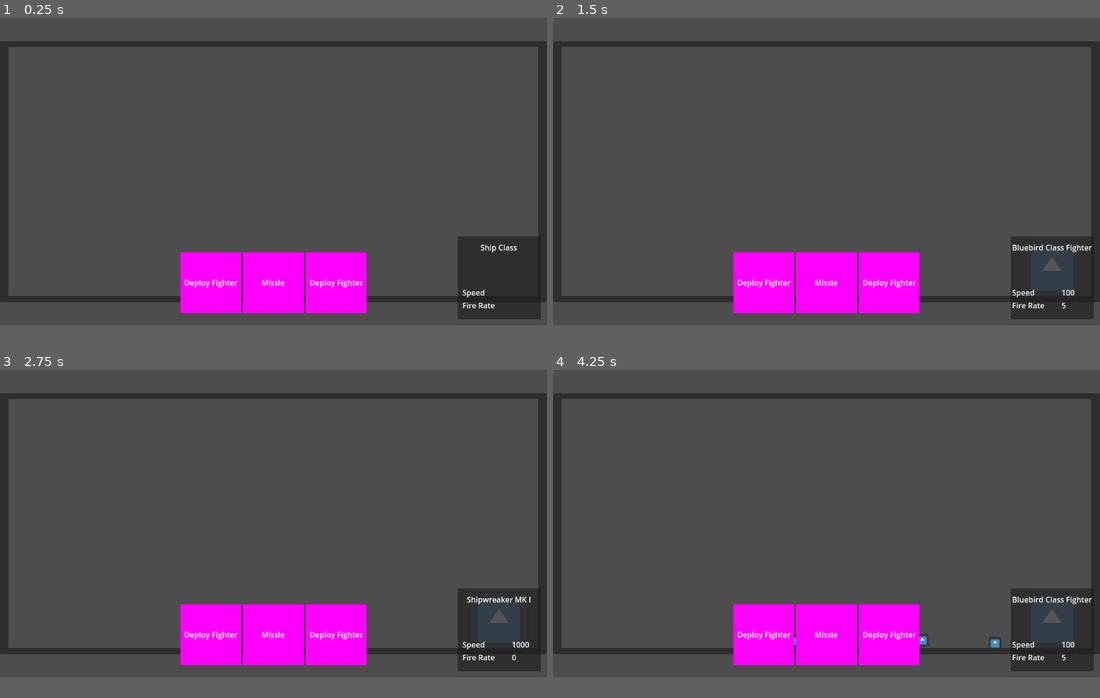
Above: before the commit, frames 1-4 (two rows, left to right).
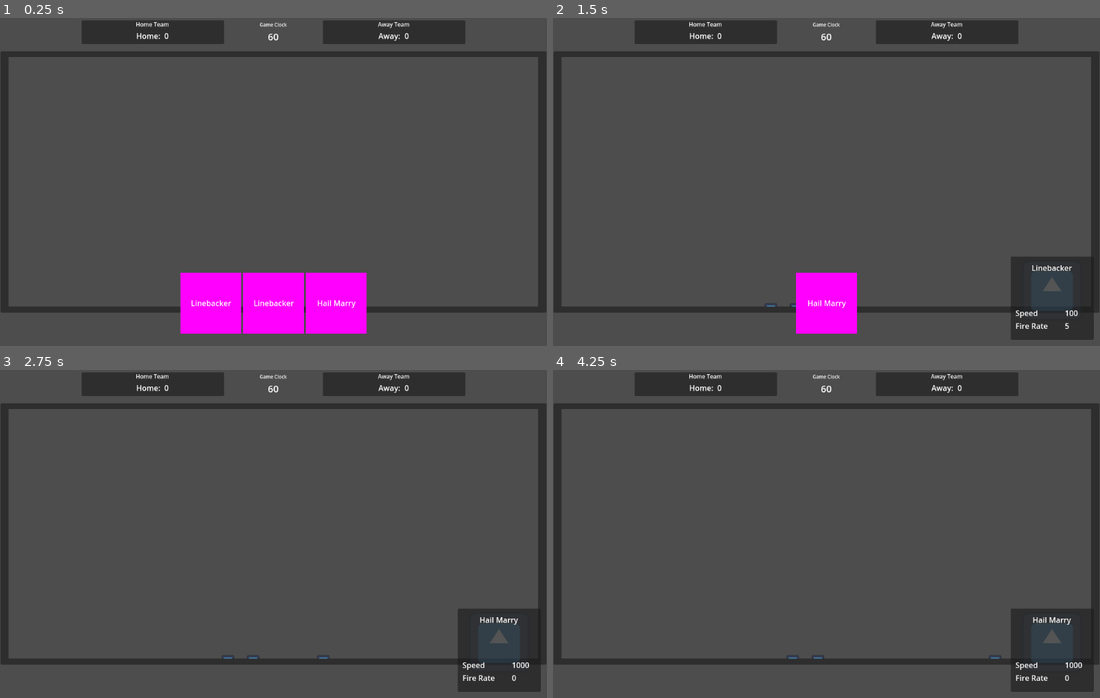
Above: after the commit, the same moments.

Repository: simonmnash/minimal-godot-card-drag
Game: Godot game, scene res://Views/PlayerUI.tscn
Two runs of this game, one before a commit and one after it. Both use one fixed random seed, a clock stepped at 60 frames per second and the inputs below. Before the commit the project starts from res://game.tscn. The engine's default icon, where the game draws it, is replaced by a stand-in: a white triangle on a blue panel in a dark square.
Inputs (mouse positions are in pixels of both pictures, inside the frame that each line leads up to):
- Up to frame 1 (0.25 s): no input
- Up to frame 2 (1.5 s): click (766, 290) at 0.5 s; click (793, 290) at 1.27 s
- Up to frame 3 (2.75 s): click (273, 642) at 2.02 s
- Up to frame 4 (4.25 s): click (826, 642) at 2.77 s; click (886, 642) at 3.52 s
In our replay, the window is 799x449 before the commit and 799x479 after it. These sizes can differ from the game's own. Grey fills any space a smaller window leaves; there, only what the larger window draws over its background counts as a difference.

The runs differ from the first frame. In frame 1, 16% of the frame differs, in the area x 0-100%, y 0-97%; in frame 2, 16%; in frame 3, 17%; in frame 4, 17%, in the area x 0-100%, y 0-99%.

Commit message:
Home Team/Away Team mechanics

Diff:
--- a/Data/Cards/deploy_fighter.tres
+++ b/Data/Cards/deploy_fighter.tres
@@ -6,4 +6,4 @@
 [resource]
 script = ExtResource("1_q2y8o")
 ship = ExtResource("2_jjou2")
-card_name = "Deploy Fighter"
+card_name = "Linebacker"
--- a/Data/Cards/missle.tres
+++ b/Data/Cards/missle.tres
@@ -6,4 +6,4 @@
 [resource]
 script = ExtResource("1_ntp0w")
 ship = ExtResource("2_v4hx2")
-card_name = "Missle"
+card_name = "Hail Marry"
--- a/Data/Ships/bluebird.tres
+++ b/Data/Ships/bluebird.tres
@@ -5,7 +5,7 @@
 
 [resource]
 script = ExtResource("1_ggxgs")
-ship_class = "Bluebird Class Fighter"
+ship_class = "Linebacker"
 speed = 100.0
 time_between_shots = 5
 texture = ExtResource("2_vawvg")
--- a/Data/Ships/missle.tres
+++ b/Data/Ships/missle.tres
@@ -5,7 +5,7 @@
 
 [resource]
 script = ExtResource("1_1no4i")
-ship_class = "Shipwreaker MK I"
+ship_class = "Hail Marry"
 speed = 1000.0
 time_between_shots = 0
 texture = ExtResource("2_mvnwi")
--- /dev/null
+++ b/Data/Team/player.gd
@@ -0,0 +1,5 @@
+extends Resource
+
+class_name Player
+
+var team : Team
--- /dev/null
+++ b/Data/Team/team.gd
@@ -0,0 +1,7 @@
+extends Resource
+
+class_name Team
+
+@export var team_name = ""
+
+@export var score = 0
--- /dev/null
+++ b/Data/game.gd
@@ -0,0 +1 @@
+extends Object
--- /dev/null
+++ b/Game.tscn
@@ -0,0 +1,19 @@
+[gd_scene load_steps=5 format=3 uid="uid://6q0j5g1b177q"]
+
+[ext_resource type="Script" path="res://game.gd" id="1_vcrcr"]
+[ext_resource type="Script" path="res://Data/Team/team.gd" id="2_02mr2"]
+
+[sub_resource type="Resource" id="Resource_sjlhj"]
+script = ExtResource("2_02mr2")
+team_name = "Buffalo Bills"
+score = 0
+
+[sub_resource type="Resource" id="Resource_xhgkw"]
+script = ExtResource("2_02mr2")
+team_name = "Miami Dolphins"
+score = 0
+
+[node name="Game" type="Node"]
+script = ExtResource("1_vcrcr")
+home_team = SubResource("Resource_sjlhj")
+away_team = SubResource("Resource_xhgkw")
--- a/GlobalData.tscn
+++ b/GlobalData.tscn
@@ -1,6 +1,21 @@
-[gd_scene load_steps=2 format=3 uid="uid://dsx48wevpjvmq"]
+[gd_scene load_steps=5 format=3 uid="uid://dsx48wevpjvmq"]
 
 [ext_resource type="Script" path="res://global_data.gd" id="1_s4ukx"]
+[ext_resource type="Script" path="res://Data/Team/team.gd" id="2_5ymi4"]
+
+[sub_resource type="Resource" id="Resource_wb2si"]
+script = ExtResource("2_5ymi4")
+team_name = "Buffalo Bills"
+score = 0
+
+[sub_resource type="Resource" id="Resource_72f18"]
+script = ExtResource("2_5ymi4")
+team_name = "Miami Dolphins"
+score = 0
 
 [node name="GlobalData" type="Node"]
 script = ExtResource("1_s4ukx")
+home_team = SubResource("Resource_wb2si")
+away_team = SubResource("Resource_72f18")
+
+[node name="DrawTimer" type="Timer" parent="."]
--- /dev/null
+++ b/Views/Battlefield/battlefield.gd
@@ -0,0 +1,11 @@
+extends SubViewport
+
+
+# Called when the node enters the scene tree for the first time.
+func _ready() -> void:
+	pass # Replace with function body.
+
+
+# Called every frame. 'delta' is the elapsed time since the previous frame.
+func _process(delta: float) -> void:
+	pass
--- /dev/null
+++ b/Views/Battlefield/battlefield.tscn
@@ -0,0 +1,14 @@
+[gd_scene load_steps=3 format=3 uid="uid://c8nwhf5ieuxlx"]
+
+[ext_resource type="Script" path="res://Views/Battlefield/battlefield.gd" id="1_6v2ii"]
+[ext_resource type="PackedScene" uid="uid://00u4mt4lr8qc" path="res://Views/Battlefield/play_area.tscn" id="2_r1b2i"]
+
+[node name="Battlefield" type="SubViewport"]
+handle_input_locally = false
+snap_2d_transforms_to_pixel = true
+snap_2d_vertices_to_pixel = true
+size = Vector2i(1115, 525)
+render_target_update_mode = 4
+script = ExtResource("1_6v2ii")
+
+[node name="PlayArea" parent="." instance=ExtResource("2_r1b2i")]
--- /dev/null
+++ b/Views/Battlefield/play_area.gd
@@ -0,0 +1,20 @@
+extends Node2D
+
+
+# Called when the node enters the scene tree for the first time.
+func _ready() -> void:
+	pass # Replace with function body.
+
+
+# Called every frame. 'delta' is the elapsed time since the previous frame.
+func _process(delta: float) -> void:
+	pass
+
+
+func _on_away_end_zone_body_entered(body: Node2D) -> void:
+	GlobalData.home_score()
+	body.queue_free()
+
+func _on_home_end_zone_body_entered(body: Node2D) -> void:
+	GlobalData.away_score()
+	body.queue_free()
--- /dev/null
+++ b/Views/Battlefield/play_area.tscn
@@ -0,0 +1,24 @@
+[gd_scene load_steps=3 format=3 uid="uid://00u4mt4lr8qc"]
+
+[ext_resource type="Script" path="res://Views/Battlefield/play_area.gd" id="1_p271q"]
+
+[sub_resource type="RectangleShape2D" id="RectangleShape2D_5uvai"]
+size = Vector2(40, 2000)
+
+[node name="PlayArea" type="Node2D"]
+script = ExtResource("1_p271q")
+
+[node name="HomeEndZone" type="Area2D" parent="."]
+position = Vector2(25, 0)
+
+[node name="EndZone" type="CollisionShape2D" parent="HomeEndZone"]
+shape = SubResource("RectangleShape2D_5uvai")
+
+[node name="AwayEndZone" type="Area2D" parent="."]
+position = Vector2(1095, 0)
+
+[node name="EndZone" type="CollisionShape2D" parent="AwayEndZone"]
+shape = SubResource("RectangleShape2D_5uvai")
+
+[connection signal="body_entered" from="HomeEndZone" to="." method="_on_home_end_zone_body_entered"]
+[connection signal="body_entered" from="AwayEndZone" to="." method="_on_away_end_zone_body_entered"]
--- /dev/null
+++ b/Views/PlayerUI.tscn
@@ -0,0 +1,76 @@
+[gd_scene load_steps=5 format=3 uid="uid://cakfd4i43tg8x"]
+
+[ext_resource type="Script" path="res://Views/player_ui.gd" id="1_tuhi6"]
+[ext_resource type="PackedScene" uid="uid://c8nwhf5ieuxlx" path="res://Views/Battlefield/battlefield.tscn" id="2_gax3y"]
+[ext_resource type="PackedScene" uid="uid://bvc3gewj2u3sm" path="res://game_data_view.tscn" id="2_nm0g5"]
+[ext_resource type="PackedScene" uid="uid://c87wy1ycyowes" path="res://Views/ShipViews/ship_view_interface.tscn" id="3_ps6cl"]
+
+[node name="PlayerUI" type="Control"]
+layout_mode = 3
+anchors_preset = 15
+anchor_right = 1.0
+anchor_bottom = 1.0
+grow_horizontal = 2
+grow_vertical = 2
+script = ExtResource("1_tuhi6")
+
+[node name="GameDataView" parent="." instance=ExtResource("2_nm0g5")]
+layout_mode = 1
+offset_bottom = 50.0
+
+[node name="MarginContainer" type="MarginContainer" parent="."]
+layout_mode = 1
+anchors_preset = 14
+anchor_top = 0.5
+anchor_right = 1.0
+anchor_bottom = 0.5
+offset_top = -275.0
+offset_bottom = 275.0
+grow_horizontal = 2
+grow_vertical = 2
+
+[node name="PanelContainer" type="PanelContainer" parent="MarginContainer"]
+custom_minimum_size = Vector2(1150, 550)
+layout_mode = 2
+size_flags_horizontal = 4
+
+[node name="CenterContainer" type="CenterContainer" parent="MarginContainer/PanelContainer"]
+layout_mode = 2
+
+[node name="SubViewportContainer" type="SubViewportContainer" parent="MarginContainer/PanelContainer/CenterContainer"]
+custom_minimum_size = Vector2(1024, 512)
+layout_mode = 2
+
+[node name="Battlefield" parent="MarginContainer/PanelContainer/CenterContainer/SubViewportContainer" instance=ExtResource("2_gax3y")]
+unique_name_in_owner = true
+
+[node name="Hand" type="HBoxContainer" parent="."]
+unique_name_in_owner = true
+layout_mode = 1
+anchors_preset = 12
+anchor_top = 1.0
+anchor_right = 1.0
+anchor_bottom = 1.0
+offset_top = -154.0
+grow_horizontal = 2
+grow_vertical = 0
+alignment = 1
+
+[node name="ShipContext" parent="." instance=ExtResource("3_ps6cl")]
+unique_name_in_owner = true
+visible = false
+layout_mode = 1
+
+[node name="MarginContainer2" type="MarginContainer" parent="."]
+layout_mode = 1
+anchors_preset = 10
+anchor_right = 1.0
+grow_horizontal = 2
+
+[node name="HBoxContainer" type="HBoxContainer" parent="MarginContainer2"]
+layout_mode = 2
+
+[node name="Panel" type="PanelContainer" parent="MarginContainer2/HBoxContainer"]
+layout_mode = 2
+
+[connection signal="mouse_entered" from="MarginContainer/PanelContainer/CenterContainer/SubViewportContainer" to="." method="_on_sub_viewport_container_mouse_entered"]
--- /dev/null
+++ b/Views/game_data_view.gd
@@ -0,0 +1,13 @@
+extends MarginContainer
+
+
+# Called when the node enters the scene tree for the first time.
+func _ready() -> void:
+	GlobalData.connect("update_away_score", _on_away_score_updated)
+	GlobalData.connect("update_home_score", _on_home_score_updated)
+
+func _on_away_score_updated(score : int):
+	%AwayTeamScore.text = str(score)
+
+func _on_home_score_updated(score : int):
+	%HomeTeamScore.text = str(score)
--- /dev/null
+++ b/Views/player_ui.gd
@@ -0,0 +1,61 @@
+extends Control
+
+var player : Player
+
+var selected_card : CardView
+var card_scene : PackedScene = preload("res://Views/card.tscn")
+var ship_scene : PackedScene = preload("res://Views/Ship.tscn")
+
+var ship_context_data : ShipData :
+	set(v):
+		ship_context_data = v
+		if v != null:
+			$ShipContext.ship_data = v
+			$ShipContext.show()
+		else:
+			$ShipContext.hide()
+
+func focus_ship(s : ShipData):
+	ship_context_data = s
+
+func select_card(c: CardView):
+	focus_ship(c.card_data.ship)
+	selected_card = c
+	for card: CardView in %Hand.get_children():
+		if card != c:
+			card.disabled = true
+
+func card_up(c : CardData):
+	var p = get_global_mouse_position()
+	var s : ShipView = ship_scene.instantiate()
+	s.ship_date = ship_context_data
+	s.ship_team = player.team
+	s.position = %Battlefield.get_mouse_position()
+	%Battlefield.add_child(s)
+	for card: CardView in %Hand.get_children():
+		card.disabled = false
+	selected_card.queue_free()
+
+func _ready() -> void:
+	for i in range(0, 3):
+		var c : CardView = card_scene.instantiate()
+		GlobalData.all_cards.shuffle()
+		c.card_data = GlobalData.all_cards[0]
+		%Hand.add_child(c)
+	GlobalData.connect("focus_ship", focus_ship)
+	GlobalData.connect("card_up", card_up)
+	GlobalData.connect("select_card", select_card)
+	var p = Player.new()
+	p.team = GlobalData.home_team
+	player = p
+
+func _on_area_2d_input_event(viewport: Node, event: InputEvent, shape_idx: int) -> void:
+	pass
+
+func _on_area_2d_mouse_entered() -> void:
+	pass
+	#print(ship_context_data)
+
+func _on_sub_viewport_container_mouse_entered() -> void:
+	pass
+	#print(ship_context_data)
--- a/Views/ship.gd
+++ b/Views/ship.gd
@@ -2,6 +2,7 @@
 class_name ShipView
 
 @export var ship_date : ShipData
+@export var ship_team : Team
 
 func _ready() -> void:
 	pass # Replace with function body.
@@ -13,4 +14,7 @@
 	if ship_date == null:
 		pass
 	else:
-		self.linear_velocity = Vector2(10.0, 0.0) * ship_date.speed * delta
+		if ship_team == GlobalData.home_team:
+			self.linear_velocity = Vector2(10.0, 0.0) * ship_date.speed * delta
+		else:
+			self.linear_velocity = Vector2(-10.0, 0.0) * ship_date.speed * delta
--- a/game.gd
+++ b/game.gd
@@ -1,51 +1,4 @@
-extends Control
+extends Node
 
-var card_scene : PackedScene = preload("res://Views/card.tscn")
-var ship_scene : PackedScene = preload("res://Views/Ship.tscn")
-var ship_context_data : ShipData :
-	set(v):
-		ship_context_data = v
-		if v != null:
-			$ShipContext.ship_data = v
-			$ShipContext.show()
-		else:
-			$ShipContext.hide()
-
-func focus_ship(s : ShipData):
-	ship_context_data = s
-
-func select_card(c: CardView):
-	focus_ship(c.card_data.ship)
-	for card: CardView in %Hand.get_children():
-		if card != c:
-			card.disabled = true
-
-func card_up(c : CardData):
-	var p = get_global_mouse_position()
-	var s : ShipView = ship_scene.instantiate()
-	s.ship_date = ship_context_data
-	s.position = %Battlefield.get_mouse_position()
-	%Battlefield.add_child(s)
-	for card: CardView in %Hand.get_children():
-		card.disabled = false
-
-func _ready() -> void:
-	for i in range(0, 3):
-		var c : CardView = card_scene.instantiate()
-		GlobalData.all_cards.shuffle()
-		c.card_data = GlobalData.all_cards[0]
-		%Hand.add_child(c)
-	GlobalData.connect("focus_ship", focus_ship)
-	GlobalData.connect("card_up", card_up)
-	GlobalData.connect("select_card", select_card)
-
-func _on_area_2d_input_event(viewport: Node, event: InputEvent, shape_idx: int) -> void:
-	pass
-
-func _on_area_2d_mouse_entered() -> void:
-	pass
-	#print(ship_context_data)
-
-func _on_sub_viewport_container_mouse_entered() -> void:
-	pass
-	#print(ship_context_data)
+@export var home_team : Team
+@export var away_team : Team
--- a/game.tscn
+++ /dev/null
@@ -1,58 +0,0 @@
-[gd_scene load_steps=3 format=3 uid="uid://cakfd4i43tg8x"]
-
-[ext_resource type="Script" path="res://game.gd" id="1_vu5va"]
-[ext_resource type="PackedScene" uid="uid://c87wy1ycyowes" path="res://Views/ShipViews/ship_view_interface.tscn" id="2_6coea"]
-
-[node name="Game" type="Control"]
-layout_mode = 3
-anchors_preset = 15
-anchor_right = 1.0
-anchor_bottom = 1.0
-grow_horizontal = 2
-grow_vertical = 2
-script = ExtResource("1_vu5va")
-
-[node name="PanelContainer" type="PanelContainer" parent="."]
-custom_minimum_size = Vector2(0, 550)
-layout_mode = 1
-anchors_preset = 14
-anchor_top = 0.5
-anchor_right = 1.0
-anchor_bottom = 0.5
-offset_top = -260.0
-offset_bottom = 260.0
-grow_horizontal = 2
-grow_vertical = 2
-
-[node name="CenterContainer" type="CenterContainer" parent="PanelContainer"]
-layout_mode = 2
-
-[node name="SubViewportContainer" type="SubViewportContainer" parent="PanelContainer/CenterContainer"]
-custom_minimum_size = Vector2(1024, 512)
-layout_mode = 2
-
-[node name="Battlefield" type="SubViewport" parent="PanelContainer/CenterContainer/SubViewportContainer"]
-unique_name_in_owner = true
-handle_input_locally = false
-snap_2d_transforms_to_pixel = true
-snap_2d_vertices_to_pixel = true
-size = Vector2i(1115, 525)
-render_target_update_mode = 4
-
-[node name="Hand" type="HBoxContainer" parent="."]
-unique_name_in_owner = true
-layout_mode = 1
-anchors_preset = 12
-anchor_top = 1.0
-anchor_right = 1.0
-anchor_bottom = 1.0
-offset_top = -154.0
-grow_horizontal = 2
-grow_vertical = 0
-alignment = 1
-
-[node name="ShipContext" parent="." instance=ExtResource("2_6coea")]
-unique_name_in_owner = true
-layout_mode = 1
-
-[connection signal="mouse_entered" from="PanelContainer/CenterContainer/SubViewportContainer" to="." method="_on_sub_viewport_container_mouse_entered"]
--- /dev/null
+++ b/game_data_view.tscn
@@ -0,0 +1,118 @@
+[gd_scene load_steps=5 format=3 uid="uid://bvc3gewj2u3sm"]
+
+[ext_resource type="Script" path="res://Views/game_data_view.gd" id="1_e5ama"]
+
+[sub_resource type="LabelSettings" id="LabelSettings_ssjok"]
+line_spacing = 1.0
+font_size = 12
+
+[sub_resource type="LabelSettings" id="LabelSettings_tp5c1"]
+line_spacing = 1.0
+font_size = 10
+
+[sub_resource type="LabelSettings" id="LabelSettings_j2qth"]
+line_spacing = 0.0
+font_size = 20
+
+[node name="GameDataView" type="MarginContainer"]
+custom_minimum_size = Vector2(0, 60)
+anchors_preset = 10
+anchor_right = 1.0
+offset_bottom = 45.0
+grow_horizontal = 2
+script = ExtResource("1_e5ama")
+
+[node name="HBoxContainer" type="HBoxContainer" parent="."]
+layout_mode = 2
+size_flags_vertical = 4
+alignment = 1
+
+[node name="HomeContainer" type="PanelContainer" parent="HBoxContainer"]
+custom_minimum_size = Vector2(150, 50)
+layout_mode = 2
+size_flags_vertical = 4
+
+[node name="MarginContainer" type="MarginContainer" parent="HBoxContainer/HomeContainer"]
+custom_minimum_size = Vector2(125, 50)
+layout_mode = 2
+size_flags_vertical = 4
+
+[node name="VBoxContainer" type="VBoxContainer" parent="HBoxContainer/HomeContainer/MarginContainer"]
+layout_mode = 2
+
+[node name="Label" type="Label" parent="HBoxContainer/HomeContainer/MarginContainer/VBoxContainer"]
+layout_mode = 2
+text = "Home Team"
+label_settings = SubResource("LabelSettings_ssjok")
+horizontal_alignment = 1
+
+[node name="HBoxContainer" type="HBoxContainer" parent="HBoxContainer/HomeContainer/MarginContainer/VBoxContainer"]
+custom_minimum_size = Vector2(300, 0)
+layout_mode = 2
+alignment = 1
+
+[node name="HomeTeamName" type="Label" parent="HBoxContainer/HomeContainer/MarginContainer/VBoxContainer/HBoxContainer"]
+unique_name_in_owner = true
+layout_mode = 2
+text = "Home: "
+
+[node name="HomeTeamScore" type="Label" parent="HBoxContainer/HomeContainer/MarginContainer/VBoxContainer/HBoxContainer"]
+unique_name_in_owner = true
+layout_mode = 2
+text = "0"
+
+[node name="ClockContainer" type="MarginContainer" parent="HBoxContainer"]
+custom_minimum_size = Vector2(200, 0)
+layout_mode = 2
+size_flags_vertical = 4
+
+[node name="VBoxContainer" type="VBoxContainer" parent="HBoxContainer/ClockContainer"]
+layout_mode = 2
+
+[node name="ClockLabel" type="Label" parent="HBoxContainer/ClockContainer/VBoxContainer"]
+unique_name_in_owner = true
+layout_mode = 2
+text = "Game Clock"
+label_settings = SubResource("LabelSettings_tp5c1")
+horizontal_alignment = 1
+
+[node name="ClockTime" type="Label" parent="HBoxContainer/ClockContainer/VBoxContainer"]
+unique_name_in_owner = true
+layout_mode = 2
+text = "60"
+label_settings = SubResource("LabelSettings_j2qth")
+horizontal_alignment = 1
+
+[node name="AwayContainer" type="PanelContainer" parent="HBoxContainer"]
+custom_minimum_size = Vector2(150, 50)
+layout_mode = 2
+size_flags_vertical = 4
+
+[node name="MarginContainer" type="MarginContainer" parent="HBoxContainer/AwayContainer"]
+custom_minimum_size = Vector2(125, 50)
+layout_mode = 2
+size_flags_vertical = 4
+
+[node name="VBoxContainer" type="VBoxContainer" parent="HBoxContainer/AwayContainer/MarginContainer"]
+layout_mode = 2
+
+[node name="Label" type="Label" parent="HBoxContainer/AwayContainer/MarginContainer/VBoxContainer"]
+layout_mode = 2
+text = "Away Team"
+label_settings = SubResource("LabelSettings_ssjok")
+horizontal_alignment = 1
+
+[node name="HBoxContainer" type="HBoxContainer" parent="HBoxContainer/AwayContainer/MarginContainer/VBoxContainer"]
+custom_minimum_size = Vector2(300, 0)
+layout_mode = 2
+alignment = 1
+
+[node name="AwayTeamName" type="Label" parent="HBoxContainer/AwayContainer/MarginContainer/VBoxContainer/HBoxContainer"]
+unique_name_in_owner = true
+layout_mode = 2
+text = "Away: "
+
+[node name="AwayTeamScore" type="Label" parent="HBoxContainer/AwayContainer/MarginContainer/VBoxContainer/HBoxContainer"]
+unique_name_in_owner = true
+layout_mode = 2
+text = "0"
--- a/global_data.gd
+++ b/global_data.gd
@@ -1,4 +1,11 @@
 extends Node
+
+@export var home_team : Team
+@export var away_team : Team
+
+signal update_home_score(score: int)
+signal update_away_score(score: int)
+
 
 signal focus_ship (s : ShipData)
 signal card_up(c : CardData)
@@ -6,6 +13,7 @@
 var all_cards : Array[CardData]
 
 var focused_ship
+var local_player_team : Team
 
 func load_resource_folder(path='res://Data/Cards/') -> Array[CardData]:
 	var scene_loads : Array[CardData] = []
@@ -32,3 +40,11 @@
 
 func _on_ship_focused(s : ShipData):
 	self.focused_ship = s
+
+func home_score():
+	home_team.score += 1
+	emit_signal("update_home_score", home_team.score)
+
+func away_score():
+	away_team.score += 1
+	emit_signal("update_away_score", away_team.score)
--- a/project.godot
+++ b/project.godot
@@ -10,14 +10,18 @@
 
 [application]
 
-config/name="card_game_example"
-run/main_scene="res://game.tscn"
+config/name="American Football"
+run/main_scene="res://Views/PlayerUI.tscn"
 config/features=PackedStringArray("4.3", "GL Compatibility")
 config/icon="res://icon.svg"
 
 [autoload]
 
 GlobalData="*res://GlobalData.tscn"
+
+[display]
+
+window/size/viewport_height=690
 
 [physics]
 
